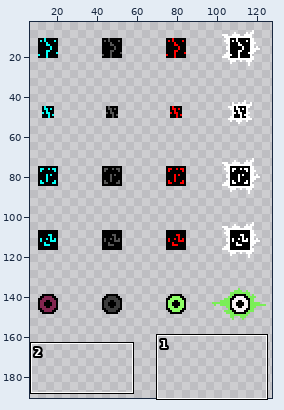
One commit to this sprite sheet: game/assets/sdCube.png. The first picture is a wide view before the edit; the outline marks the close-up.
Close-up. First the earlier version:
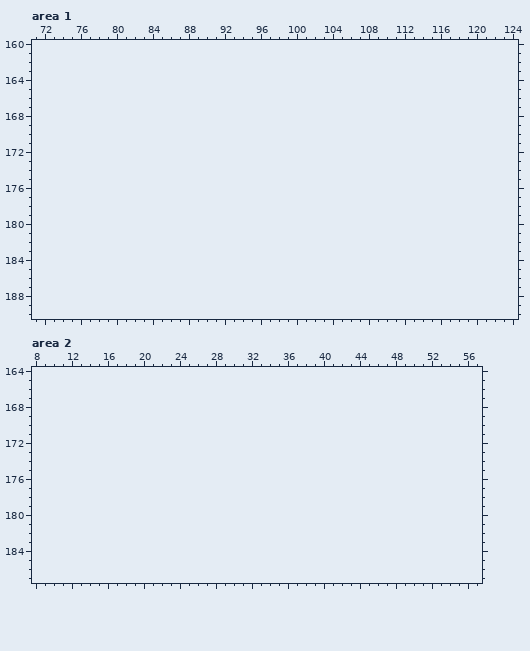
The file is 128x160 pixels. Shown: area 1: x 71..124, y 160..190; area 2: x 8..57, y 164..187. The old version is drawn lined up with the new one, on the new canvas. The wide view leaves out empty margins.
Palette (. is transparent): 
Once edited:
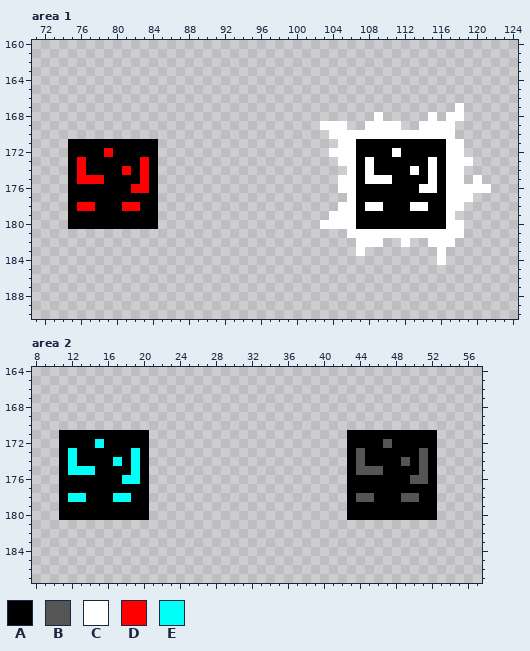
Colours new in this view: A #000000  B #555555  C #ffffff  D #ff0000  E #00fff6
Edits made:
canvas 128x160 -> 128x192
Area 1:
y 167: x 118 . -> C
y 168: x 109 . -> C; x 115 . -> C; x 117..118 .. -> CC
y 169: x 103..105 ... -> CCC; x 108..111 .... -> CCCC; x 114..117 .... -> CCCC
y 170: x 104..117 .............. -> CCCCCCCCCCCCCC
y 171: x 75..84 .......... -> AAAAAAAAAA; x 105..118 .............. -> CCAAAAAAAAAACC
y 172: x 75..84 .......... -> AAAADAAAAA; x 104..118 ............... -> CCCAAAACAAAAACC
y 173: x 75..84 .......... -> ADAAAAAADA; x 105..119 ............... -> CCACAAAAAACACCC
y 174: x 75..84 .......... -> ADAAAADADA; x 106..118 ............. -> CACAAAACACACC
y 175: x 75..84 .......... -> ADDDAAAADA; x 105..118 .............. -> CCACCCAAAACACC; x 120 . -> C
y 176: x 75..84 .......... -> AAAAAAADDA; x 105..121 ................. -> CCAAAAAAACCACCCCC
y 177: x 75..84 .......... -> AAAAAAAAAA; x 106..119 .............. -> CAAAAAAAAAACCC
y 178: x 75..84 .......... -> ADDAAADDAA; x 105..118 .............. -> CCACCAAACCAACC
y 179: x 75..84 .......... -> AAAAAAAAAA; x 104..117 .............. -> CCCAAAAAAAAAAC
y 180: x 75..84 .......... -> AAAAAAAAAA; x 103..118 ................ -> CCCCAAAAAAAAAACC
y 181: x 106..118 ............. -> CCCCCCCCCCCCC
y 182: x 107..109 ... -> CCC; x 112 . -> C; x 115..117 ... -> CCC
y 183: x 107 . -> C; x 116 . -> C
y 184: x 116 . -> C
Area 2:
y 171: x 11..20 .......... -> AAAAAAAAAA; x 43..52 .......... -> AAAAAAAAAA
y 172: x 11..20 .......... -> AAAAEAAAAA; x 43..52 .......... -> AAAABAAAAA
y 173: x 11..20 .......... -> AEAAAAAAEA; x 43..52 .......... -> ABAAAAAABA
y 174: x 11..20 .......... -> AEAAAAEAEA; x 43..52 .......... -> ABAAAABABA
y 175: x 11..20 .......... -> AEEEAAAAEA; x 43..52 .......... -> ABBBAAAABA
y 176: x 11..20 .......... -> AAAAAAAEEA; x 43..52 .......... -> AAAAAAABBA
y 177: x 11..20 .......... -> AAAAAAAAAA; x 43..52 .......... -> AAAAAAAAAA
y 178: x 11..20 .......... -> AEEAAAEEAA; x 43..52 .......... -> ABBAAABBAA
y 179..180: x 11..20 .......... -> AAAAAAAAAA; x 43..52 .......... -> AAAAAAAAAA
Where, in picture pixels (left, top, right, bottom), the same in both close-ups:
added: (320, 103, 491, 265)
added: (68, 139, 158, 229)
added: (59, 430, 149, 520)
added: (347, 430, 437, 520)
